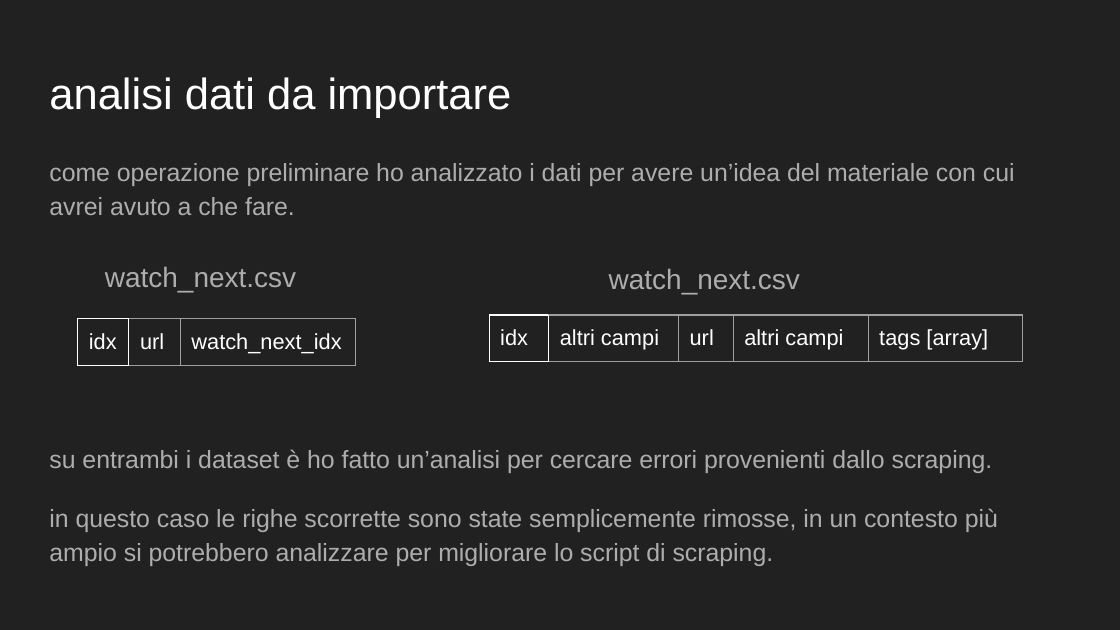
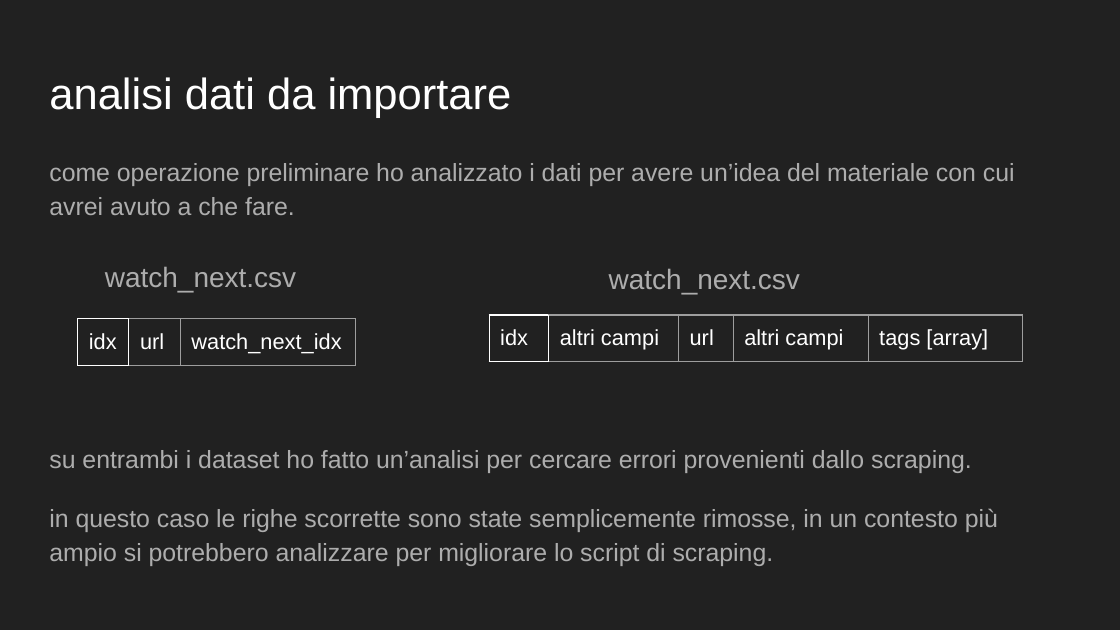
Before and after one commit to abeteverde/laboratorio-TCM, a slide deck: slide 2 of compito2/myTEDx AWSGlue.pptx. Drawn at 1120x630 pixels with LibreOffice and Linux fonts; fonts in the diff are those of the drawing. Boxes give left, top, right and bottom in pixels: in the first picture for what was removed or moved away, otherwise in the second. Text is boxed around its words. In the diff, an @@ line names an element or a change of style, - is before the commit and + after.

Commit message:
correzione errori ortografici presentazione compito2

```diff
--- a/compito2/myTEDx AWSGlue.pptx
+++ b/compito2/myTEDx AWSGlue.pptx
@@ text at [49,450,972,473]: text changed @@
-su entrambi i dataset è ho fatto un’analisi per cercare errori provenienti dallo scraping.
+su entrambi i dataset ho fatto un’analisi per cercare errori provenienti dallo scraping.
```
Also in this commit, not shown: 1 other slide changed, 1 other file.
